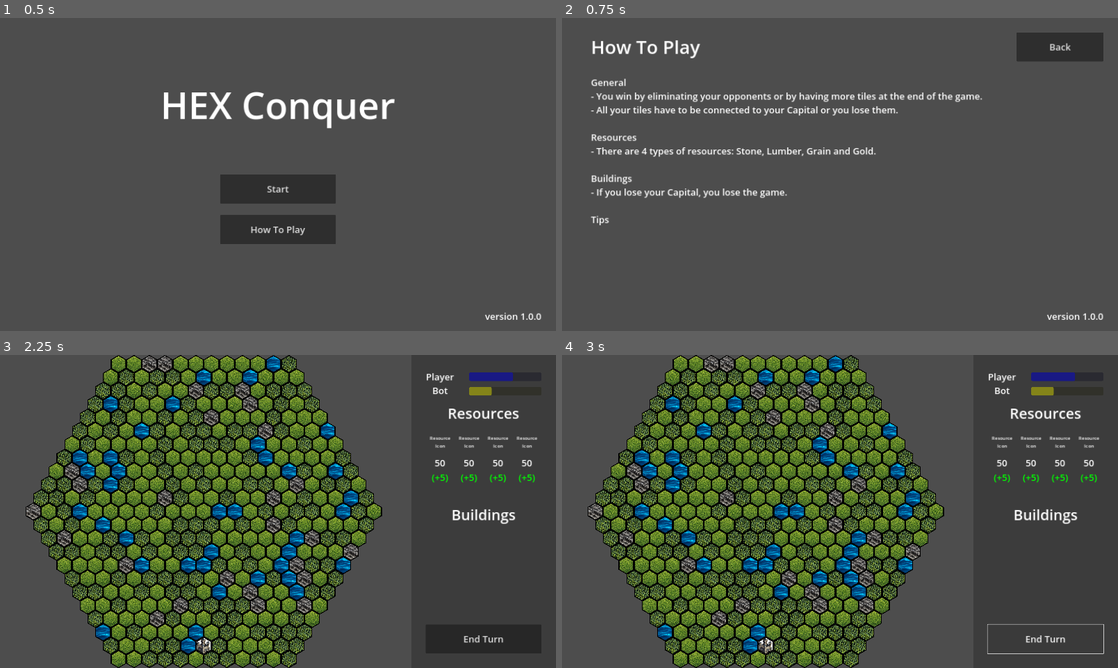
Above: before the commit, frames 1-4 (two rows, left to right).
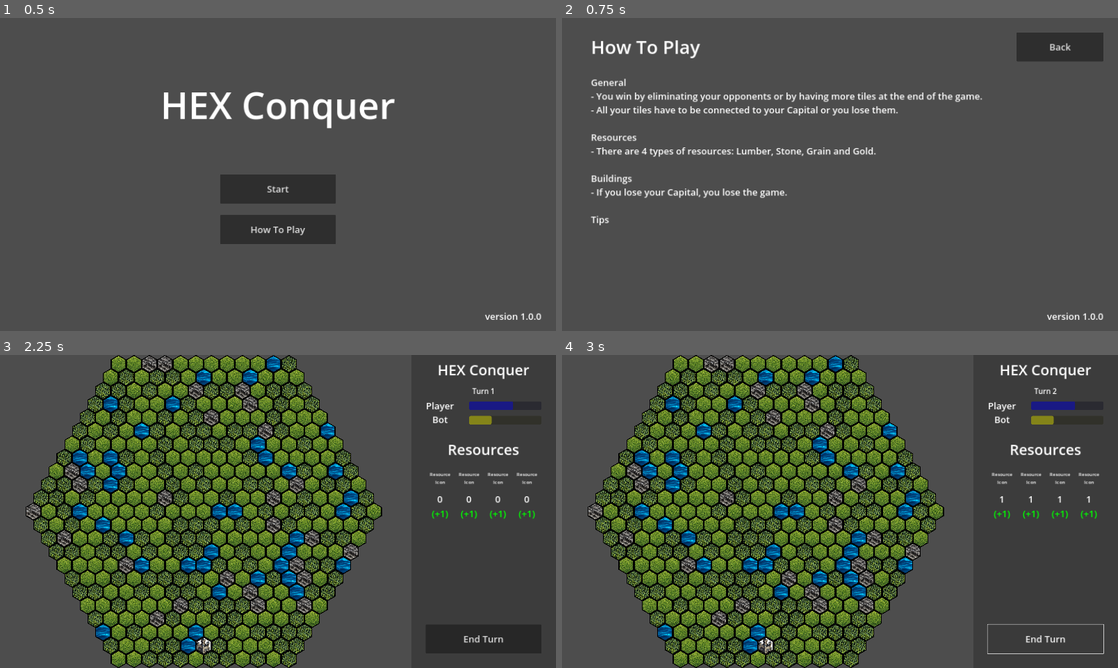
Above: after the commit, the same moments.

Repository: nguyendangy/hex-conquer
Game: Godot game, scene res://Scenes/TitleScreen.tscn
Two runs of this game, one before a commit and one after it. Both use one fixed random seed, a clock stepped at 60 frames per second and the inputs below.
Inputs:
- Up to frame 1 (0.5 s): no input
- Up to frame 2 (0.75 s): click "How To Play" at 0.5 s
- Up to frame 3 (2.25 s): click "Back" at 1.25 s; click "Start" at 2 s
- Up to frame 4 (3 s): click "End Turn" at 2.75 s

Frame 1 is identical in both runs. In frame 2, 0.2% of the frame differs, in the area x 31-44%, y 41-45%; in frame 3, 2.5%, in the area x 76-97%, y 3-54%; in frame 4, 2.5%.

Commit message:
Add turns and resources per turn

Diff:
--- a/Scenes/HUD.tscn
+++ b/Scenes/HUD.tscn
@@ -1,4 +1,6 @@
-[gd_scene load_steps=4 format=3 uid="uid://bcpwm5nnjml6g"]
+[gd_scene load_steps=5 format=3 uid="uid://bcpwm5nnjml6g"]
+
+[ext_resource type="Script" path="res://Scripts/HUD.gd" id="1_ur7ax"]
 
 [sub_resource type="LabelSettings" id="LabelSettings_0ntik"]
 font_size = 32
@@ -13,211 +15,295 @@
 [node name="CanvasLayer" type="CanvasLayer"]
 offset = Vector2(1420, 0)
 transform = Transform2D(1, 0, 0, 1, 1420, 0)
+script = ExtResource("1_ur7ax")
 
 [node name="Background" type="ColorRect" parent="."]
 offset_right = 500.0
 offset_bottom = 1080.0
 color = Color(0.235294, 0.235294, 0.235294, 1)
 
-[node name="ProgressLabel" type="Label" parent="."]
-offset_left = 50.0
-offset_top = 50.0
-offset_right = 150.0
+[node name="TitleLabel" type="Label" parent="."]
+offset_right = 500.0
+offset_bottom = 100.0
+theme_override_font_sizes/font_size = 50
+text = "HEX Conquer"
+horizontal_alignment = 1
+vertical_alignment = 1
+
+[node name="TurnLabel" type="Label" parent="."]
+offset_top = 100.0
+offset_right = 500.0
 offset_bottom = 150.0
+theme_override_font_sizes/font_size = 25
+text = "Turn 1"
+horizontal_alignment = 1
+vertical_alignment = 1
+
+[node name="Progress" type="Control" parent="."]
+layout_mode = 3
+anchors_preset = 0
+offset_top = 150.0
+offset_right = 500.0
+offset_bottom = 250.0
+
+[node name="Label" type="Label" parent="Progress"]
+offset_left = 50.0
+offset_right = 150.0
+offset_bottom = 100.0
 text = "Player
 Bot"
 label_settings = SubResource("LabelSettings_0ntik")
 horizontal_alignment = 1
 vertical_alignment = 1
 
-[node name="ProgressBarPlayer" type="ProgressBar" parent="."]
+[node name="ProgressBarPlayer" type="ProgressBar" parent="Progress"]
 modulate = Color(0, 0, 1, 1)
 offset_left = 200.0
-offset_top = 60.0
-offset_right = 450.0
-offset_bottom = 90.0
+offset_top = 10.0
+offset_right = 450.0
+offset_bottom = 40.0
 value = 60.0
 show_percentage = false
 
-[node name="ProgressBarBot" type="ProgressBar" parent="."]
+[node name="ProgressBarBot" type="ProgressBar" parent="Progress"]
 modulate = Color(1, 1, 0, 1)
 offset_left = 200.0
-offset_top = 110.0
-offset_right = 450.0
-offset_bottom = 140.0
+offset_top = 60.0
+offset_right = 450.0
+offset_bottom = 90.0
 value = 30.0
 show_percentage = false
 
-[node name="ResourceLabel" type="Label" parent="."]
-offset_top = 150.0
-offset_right = 500.0
-offset_bottom = 250.0
+[node name="Resources" type="Control" parent="."]
+layout_mode = 3
+anchors_preset = 0
+offset_top = 275.0
+offset_right = 500.0
+offset_bottom = 575.0
+
+[node name="Title" type="Label" parent="Resources"]
+offset_right = 500.0
+offset_bottom = 100.0
 theme_override_font_sizes/font_size = 50
 text = "Resources"
 horizontal_alignment = 1
 vertical_alignment = 1
 
-[node name="ResourceLabel1" type="Label" parent="."]
-offset_left = 50.0
-offset_top = 250.0
-offset_right = 150.0
-offset_bottom = 350.0
+[node name="Labels" type="Control" parent="Resources"]
+anchors_preset = 0
+offset_top = 100.0
+offset_right = 500.0
+offset_bottom = 200.0
+
+[node name="Label1" type="Label" parent="Resources/Labels"]
+offset_left = 50.0
+offset_right = 150.0
+offset_bottom = 100.0
 text = "Resource
 Icon"
 horizontal_alignment = 1
 vertical_alignment = 1
 
-[node name="ResourceAmount1" type="Label" parent="."]
-offset_left = 50.0
-offset_top = 350.0
-offset_right = 150.0
-offset_bottom = 400.0
+[node name="Label2" type="Label" parent="Resources/Labels"]
+offset_left = 150.0
+offset_right = 250.0
+offset_bottom = 100.0
+text = "Resource
+Icon"
+horizontal_alignment = 1
+vertical_alignment = 1
+
+[node name="Label3" type="Label" parent="Resources/Labels"]
+offset_left = 250.0
+offset_right = 350.0
+offset_bottom = 100.0
+text = "Resource
+Icon"
+horizontal_alignment = 1
+vertical_alignment = 1
+
+[node name="Label4" type="Label" parent="Resources/Labels"]
+offset_left = 350.0
+offset_right = 450.0
+offset_bottom = 100.0
+text = "Resource
+Icon"
+horizontal_alignment = 1
+vertical_alignment = 1
+
+[node name="Amounts" type="Control" parent="Resources"]
+layout_mode = 2
+anchors_preset = 0
+offset_top = 200.0
+offset_right = 500.0
+offset_bottom = 250.0
+
+[node name="Label1" type="Label" parent="Resources/Amounts"]
+layout_mode = 2
+offset_left = 50.0
+offset_right = 150.0
+offset_bottom = 50.0
 text = "50"
 label_settings = SubResource("LabelSettings_qfyqq")
 horizontal_alignment = 1
 
-[node name="ResourceIncrease1" type="Label" parent="."]
-offset_left = 50.0
-offset_top = 400.0
-offset_right = 150.0
-offset_bottom = 450.0
+[node name="Label2" type="Label" parent="Resources/Amounts"]
+layout_mode = 2
+offset_left = 150.0
+offset_right = 250.0
+offset_bottom = 50.0
+text = "50"
+label_settings = SubResource("LabelSettings_qfyqq")
+horizontal_alignment = 1
+
+[node name="Label3" type="Label" parent="Resources/Amounts"]
+layout_mode = 2
+offset_left = 250.0
+offset_right = 350.0
+offset_bottom = 50.0
+text = "50"
+label_settings = SubResource("LabelSettings_qfyqq")
+horizontal_alignment = 1
+
+[node name="Label4" type="Label" parent="Resources/Amounts"]
+layout_mode = 2
+offset_left = 350.0
+offset_right = 450.0
+offset_bottom = 50.0
+text = "50"
+label_settings = SubResource("LabelSettings_qfyqq")
+horizontal_alignment = 1
+
+[node name="Increases" type="Control" parent="Resources"]
+anchors_preset = 0
+offset_top = 250.0
+offset_right = 500.0
+offset_bottom = 300.0
+
+[node name="Label1" type="Label" parent="Resources/Increases"]
+offset_left = 50.0
+offset_right = 150.0
+offset_bottom = 50.0
 text = "(+5)"
 label_settings = SubResource("LabelSettings_raq0k")
 horizontal_alignment = 1
 
-[node name="ResourceLabel2" type="Label" parent="."]
+[node name="Label2" type="Label" parent="Resources/Increases"]
 offset_left = 150.0
-offset_top = 250.0
 offset_right = 250.0
-offset_bottom = 350.0
-text = "Resource
-Icon"
-horizontal_alignment = 1
-vertical_alignment = 1
-
-[node name="ResourceAmount2" type="Label" parent="."]
-offset_left = 150.0
-offset_top = 350.0
-offset_right = 250.0
-offset_bottom = 400.0
-text = "50"
-label_settings = SubResource("LabelSettings_qfyqq")
-horizontal_alignment = 1
-
-[node name="ResourceIncrease2" type="Label" parent="."]
-offset_left = 150.0
-offset_top = 400.0
-offset_right = 250.0
-offset_bottom = 450.0
+offset_bottom = 50.0
 text = "(+5)"
 label_settings = SubResource("LabelSettings_raq0k")
 horizontal_alignment = 1
 
-[node name="ResourceLabel3" type="Label" parent="."]
+[node name="Label3" type="Label" parent="Resources/Increases"]
 offset_left = 250.0
-offset_top = 250.0
 offset_right = 350.0
-offset_bottom = 350.0
-text = "Resource
-Icon"
-horizontal_alignment = 1
-vertical_alignment = 1
-
-[node name="ResourceAmount3" type="Label" parent="."]
-offset_left = 250.0
-offset_top = 350.0
-offset_right = 350.0
-offset_bottom = 400.0
-text = "50"
-label_settings = SubResource("LabelSettings_qfyqq")
-horizontal_alignment = 1
-
-[node name="ResourceIncrease3" type="Label" parent="."]
-offset_left = 250.0
-offset_top = 400.0
-offset_right = 350.0
-offset_bottom = 450.0
+offset_bottom = 50.0
 text = "(+5)"
 label_settings = SubResource("LabelSettings_raq0k")
 horizontal_alignment = 1
 
-[node name="ResourceLabel4" type="Label" parent="."]
+[node name="Label4" type="Label" parent="Resources/Increases"]
 offset_left = 350.0
-offset_top = 250.0
-offset_right = 450.0
-offset_bottom = 350.0
-text = "Resource
-Icon"
-horizontal_alignment = 1
-vertical_alignment = 1
-
-[node name="ResourceAmount4" type="Label" parent="."]
-offset_left = 350.0
-offset_top = 350.0
-offset_right = 450.0
-offset_bottom = 400.0
-text = "50"
-label_settings = SubResource("LabelSettings_qfyqq")
-horizontal_alignment = 1
-
-[node name="ResourceIncrease4" type="Label" parent="."]
-offset_left = 350.0
-offset_top = 400.0
-offset_right = 450.0
-offset_bottom = 450.0
+offset_right = 450.0
+offset_bottom = 50.0
 text = "(+5)"
 label_settings = SubResource("LabelSettings_raq0k")
 horizontal_alignment = 1
 
-[node name="BuildingLabel" type="Label" parent="."]
-offset_top = 500.0
-offset_right = 500.0
-offset_bottom = 600.0
+[node name="Buildings" type="Control" parent="."]
+visible = false
+layout_mode = 3
+anchors_preset = 0
+offset_top = 600.0
+offset_right = 500.0
+offset_bottom = 900.0
+
+[node name="Title" type="Label" parent="Buildings"]
+offset_right = 500.0
+offset_bottom = 100.0
 theme_override_font_sizes/font_size = 50
 text = "Buildings"
 horizontal_alignment = 1
 vertical_alignment = 1
 
-[node name="Building1" type="Button" parent="."]
-visible = false
-offset_left = 50.0
-offset_top = 620.0
-offset_right = 225.0
-offset_bottom = 720.0
-text = "Tower
-4 Stone + 4 Wood"
-
-[node name="Building2" type="Button" parent="."]
-visible = false
-offset_left = 275.0
-offset_top = 620.0
-offset_right = 450.0
-offset_bottom = 720.0
-text = "Village
-4 Stone + 2 Gold"
-
-[node name="Building3" type="Button" parent="."]
-visible = false
-offset_left = 50.0
-offset_top = 770.0
-offset_right = 225.0
-offset_bottom = 870.0
-text = "Tower
-4 Stone + 4 Wood"
-
-[node name="Building4" type="Button" parent="."]
-visible = false
-offset_left = 275.0
-offset_top = 770.0
-offset_right = 450.0
-offset_bottom = 870.0
-text = "Village
-4 Stone + 2 Gold"
-
-[node name="EndTurn" type="Button" parent="."]
+[node name="Buttons" type="BoxContainer" parent="Buildings"]
+offset_left = 50.0
+offset_top = 100.0
+offset_right = 450.0
+offset_bottom = 200.0
+alignment = 1
+
+[node name="Button1" type="Button" parent="Buildings/Buttons"]
+layout_mode = 2
+size_flags_horizontal = 3
+text = "Tower"
+
+[node name="Button2" type="Button" parent="Buildings/Buttons"]
+layout_mode = 2
+size_flags_horizontal = 3
+text = "Tower"
+
+[node name="Button3" type="Button" parent="Buildings/Buttons"]
+layout_mode = 2
+size_flags_horizontal = 3
+text = "Tower"
+
+[node name="Button4" type="Button" parent="Buildings/Buttons"]
+layout_mode = 2
+size_flags_horizontal = 3
+text = "Tower"
+
+[node name="Labels" type="Control" parent="Buildings"]
+layout_mode = 3
+anchors_preset = 0
+offset_top = 200.0
+offset_right = 500.0
+offset_bottom = 300.0
+
+[node name="Label1" type="Label" parent="Buildings/Labels"]
+offset_left = 50.0
+offset_right = 150.0
+offset_bottom = 100.0
+text = "Cost
+Need"
+horizontal_alignment = 1
+vertical_alignment = 1
+
+[node name="Label2" type="Label" parent="Buildings/Labels"]
+offset_left = 150.0
+offset_right = 250.0
+offset_bottom = 100.0
+text = "Cost
+Need"
+horizontal_alignment = 1
+vertical_alignment = 1
+
+[node name="Label3" type="Label" parent="Buildings/Labels"]
+offset_left = 250.0
+offset_right = 350.0
+offset_bottom = 100.0
+text = "Cost
+Need"
+horizontal_alignment = 1
+vertical_alignment = 1
+
+[node name="Label4" type="Label" parent="Buildings/Labels"]
+offset_left = 350.0
+offset_right = 450.0
+offset_bottom = 100.0
+text = "Cost
+Need"
+horizontal_alignment = 1
+vertical_alignment = 1
+
+[node name="EndTurnButton" type="Button" parent="."]
 offset_left = 50.0
 offset_top = 930.0
 offset_right = 450.0
 offset_bottom = 1030.0
 theme_override_font_sizes/font_size = 32
 text = "End Turn"
+
+[connection signal="pressed" from="EndTurnButton" to="." method="_on_EndTurnButton_pressed"]
--- a/Scenes/HelpPage.tscn
+++ b/Scenes/HelpPage.tscn
@@ -39,7 +39,7 @@
 - All your tiles have to be connected to your Capital or you lose them.
 
 Resources
-- There are 4 types of resources: Stone, Lumber, Grain and Gold.
+- There are 4 types of resources: Lumber, Stone, Grain and Gold.
 
 Buildings
 - If you lose your Capital, you lose the game.
@@ -58,6 +58,7 @@
 script = ExtResource("1_cg4em")
 
 [node name="VersionLabel" type="Label" parent="."]
+layout_mode = 0
 offset_left = 50.0
 offset_top = 980.0
 offset_right = 1870.0
--- a/Scenes/Main.tscn
+++ b/Scenes/Main.tscn
@@ -1,7 +1,8 @@
-[gd_scene load_steps=16 format=4 uid="uid://lok4tkuv1ckd"]
+[gd_scene load_steps=17 format=4 uid="uid://lok4tkuv1ckd"]
 
 [ext_resource type="Script" path="res://Scripts/Main.gd" id="1_y8f4u"]
 [ext_resource type="Script" path="res://Scripts/Camera.gd" id="3_bj4gd"]
+[ext_resource type="Script" path="res://Scripts/HUD.gd" id="3_p7wqc"]
 [ext_resource type="Texture2D" uid="uid://c2xckcithd7bh" path="res://Assets/Terrain/gras.png" id="4_fou5p"]
 [ext_resource type="Texture2D" uid="uid://bhmfn6kaikbul" path="res://Assets/Terrain/mountains.png" id="5_4gd1d"]
 [ext_resource type="Texture2D" uid="uid://t4uays38bovd" path="res://Assets/Terrain/river.png" id="6_6mv5s"]
@@ -84,6 +85,7 @@
 script = ExtResource("1_y8f4u")
 
 [node name="HUD" parent="." instance=ExtResource("9_teqyh")]
+script = ExtResource("3_p7wqc")
 
 [node name="Camera" type="Camera2D" parent="."]
 position = Vector2(960, 540)
--- /dev/null
+++ b/Scripts/HUD.gd
@@ -0,0 +1,56 @@
+extends CanvasLayer
+
+
+# main node to access functions and values
+@onready var main : Node = get_node("/root/Main")
+
+# text displaying the current turn
+@onready var turn : Label = get_node("TurnLabel")
+
+# text displaying the resources
+@onready var resourceAmount1 : Label = get_node("Resources/Amounts/Label1")
+@onready var resourceAmount2 : Label = get_node("Resources/Amounts/Label2")
+@onready var resourceAmount3 : Label = get_node("Resources/Amounts/Label3")
+@onready var resourceAmount4 : Label = get_node("Resources/Amounts/Label4")
+
+# text displaying the increase of the resources
+@onready var resourceIncrease1 : Label = get_node("Resources/Increases/Label1")
+@onready var resourceIncrease2 : Label = get_node("Resources/Increases/Label2")
+@onready var resourceIncrease3 : Label = get_node("Resources/Increases/Label3")
+@onready var resourceIncrease4 : Label = get_node("Resources/Increases/Label4")
+
+# container holding the building buttons
+@onready var buildings : Node = get_node("Buildings")
+
+
+# updates the hud to show the current values
+func update_hud():
+
+	# set the amount of the resources
+	resourceAmount1.text = str(main.lumber)
+	resourceAmount2.text = str(main.stone)
+	resourceAmount3.text = str(main.grain)
+	resourceAmount4.text = str(main.gold)
+
+	# set the increase of the resources
+	resourceIncrease1.text = "(+" + str(main.lumberPerTurn) + ")"
+	resourceIncrease2.text = "(+" + str(main.stonePerTurn) + ")"
+	resourceIncrease3.text = "(+" + str(main.grainPerTurn) + ")"
+	resourceIncrease4.text = "(+" + str(main.goldPerTurn) + ")"
+
+	# set number of turn
+	turn.text = "Turn " + str(main.currentTurn)
+
+	# hide buildings
+	set_buttons_visibility(false)
+
+# called when the "End Turn" button is pressed
+func _on_EndTurnButton_pressed ():
+
+	main.end_turn()
+
+# Set visibility of buttons
+func set_buttons_visibility(visible: bool) -> void:
+
+	# TODO: Check if building can be placed here
+	buildings.visible = visible
--- a/Scripts/Main.gd
+++ b/Scripts/Main.gd
@@ -1,11 +1,47 @@
 extends Node2D
 
+# current amount of each resource we have
+var lumber : int = 0
+var stone : int = 0
+var grain : int = 0
+var gold : int = 0
+
+# amount of each resource we get each turn
+var lumberPerTurn : int = 1
+var stonePerTurn : int = 1
+var grainPerTurn : int = 1
+var goldPerTurn : int = 1
+
+var currentTurn : int = 1
+
+# components
+@onready var hud : Node = get_node("HUD")
+@onready var map : Node = get_node("Map")
 
 # Called when the node enters the scene tree for the first time.
 func _ready() -> void:
-	pass # Replace with function body.
 
+	# update the HUD when the game starts
+	hud.update_hud()
 
 # Called every frame. 'delta' is the elapsed time since the previous frame.
 func _process(_delta: float) -> void:
 	pass
+
+# called when the player ends the turn
+func end_turn ():
+
+	# update our current resource amounts
+	lumber += lumberPerTurn
+	stone += stonePerTurn
+	grain += grainPerTurn
+	gold += goldPerTurn
+
+	# increase current turn
+	currentTurn += 1
+
+	# update the HUD
+	hud.update_hud()
+
+	# deselect tile if selected
+	map.clear_selected_tile()
--- a/Scripts/Map.gd
+++ b/Scripts/Map.gd
@@ -6,13 +6,9 @@
 var startingTile : Vector2i = Vector2i(12, 21)
 var selectedTile : Vector2i = Vector2i(-1, -1)
 
-# Buttons
-@onready var BuildingButton1 = get_node("../HUD/Building1")
-@onready var BuildingButton2 = get_node("../HUD/Building2")
-@onready var BuildingButton3 = get_node("../HUD/Building3")
-@onready var BuildingButton4 = get_node("../HUD/Building4")
+var rng = RandomNumberGenerator.new()
 
-var rng = RandomNumberGenerator.new()
+@onready var HUD : Node = get_node("/root/Main/HUD")
 
 # Probabilities for different terrains
 const gras : float = 0.5
@@ -62,21 +58,20 @@
 						(get_cell_alternative_tile(selectedTile) + 1) %  2
 					)
 					# show buttons
-					_set_buttons_visibility(true)
+					HUD.set_buttons_visibility(true)
 					# set selected tile
 					selectedTile = pos_clicked
+					set_cell(
+						pos_clicked,
+						get_cell_source_id(pos_clicked),
+						get_cell_atlas_coords(pos_clicked),
+						(get_cell_alternative_tile(pos_clicked) + 1) %  2
+					)
 				else:
 					# hide buttons
-					_set_buttons_visibility(false)
+					HUD.set_buttons_visibility(false)
 					# reset tile if clicked again
-					selectedTile = Vector2i(-1, -1)
-
-				set_cell(
-					pos_clicked,
-					get_cell_source_id(pos_clicked),
-					get_cell_atlas_coords(pos_clicked),
-					(get_cell_alternative_tile(pos_clicked) + 1) %  2
-				)
+					clear_selected_tile()
 
 				#if pos_clicked in ownedTiles:
 					#for cell in get_surrounding_cells(pos_clicked):
@@ -84,12 +79,16 @@
 							#set_cell(cell, get_cell_source_id(cell), \
 								#get_cell_atlas_coords(cell), (get_cell_alternative_tile(cell) + 1) %  2)
 
-# Set visibility of buttons
-func _set_buttons_visibility(visible: bool) -> void:
-	BuildingButton1.visible = visible
-	BuildingButton2.visible = visible
-	BuildingButton3.visible = visible
-	BuildingButton4.visible = visible
+# Clear tile selection
+func clear_selected_tile() -> void:
+	if selectedTile != Vector2i(-1, -1):
+		set_cell(
+			selectedTile,
+			get_cell_source_id(selectedTile),
+			get_cell_atlas_coords(selectedTile),
+			(get_cell_alternative_tile(selectedTile) + 1) %  2
+		)
+		selectedTile = Vector2i(-1, -1)
 
 # Get weighted random number
 func _get_terrain_type() -> int:
